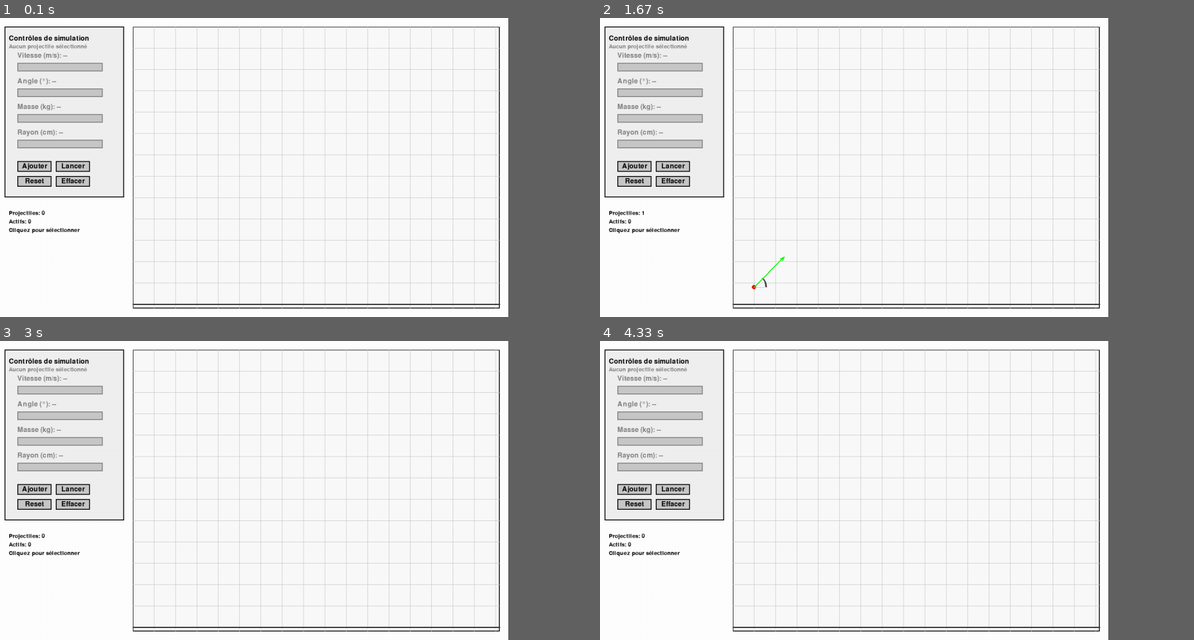
Above: before the commit, frames 1-4 (two rows, left to right).
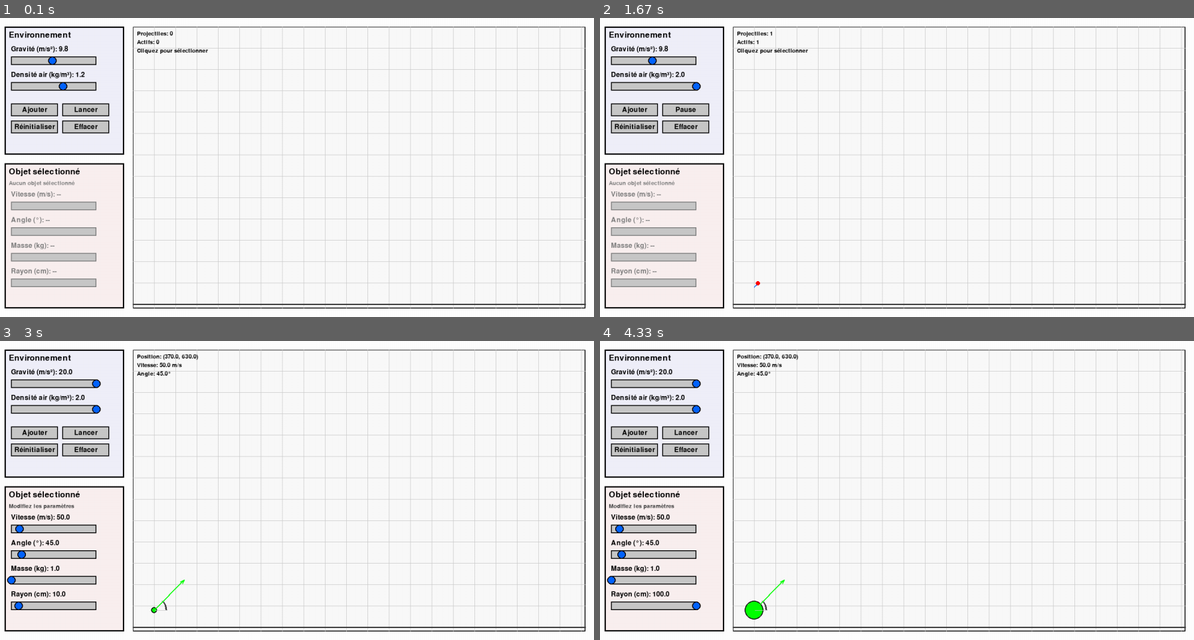
Above: after the commit, the same moments.

Repository: NathanDufils/Projet-Modelisation-Mathematique
Game: pygame game, started from main.py
The game is run twice, just before and just after one commit, with the same random seed, the same clock (stepped at 60 frames per second) and the same inputs.
Inputs (mouse positions are in pixels of both pictures, inside the frame that each line leads up to):
- Up to frame 1 (0.1 s): no input
- Up to frame 2 (1.67 s): click "Ajouter" at 0.38 s; press the mouse at (944, 89) at 0.7 s; move the mouse to (807, 131) at 0.8 s; release the mouse at (671, 173) at 0.93 s; press the mouse at (665, 86) at 1.03 s; move the mouse to (718, 101) at 1.13 s; release the mouse at (772, 119) at 1.27 s; press the mouse at (683, 110) at 1.37 s; move the mouse to (784, 191) at 1.47 s; release the mouse at (879, 275) at 1.6 s
- Up to frame 3 (3 s): click (35, 448) at 1.72 s, where only the run after the commit has a clickable "Réinitialiser"; click "Effacer" at 2.05 s; press the mouse at (53, 382) at 2.37 s; move the mouse to (136, 412) at 2.47 s; release the mouse at (219, 442) at 2.6 s; press the mouse at (35, 433) at 2.7 s; move the mouse to (100, 472) at 2.8 s; release the mouse at (172, 514) at 2.93 s
- Up to frame 4 (4.33 s): click (997, 412) at 3.05 s; press the mouse at (635, 433) at 3.87 s; move the mouse to (730, 505) at 3.97 s; release the mouse at (831, 580) at 4.1 s; press the mouse at (617, 604) at 4.2 s; move the mouse to (807, 526) at 4.3 s
In our replay, the window is 771x450 before the commit and 900x450 after it. These sizes can differ from the game's own. Grey fills any space a smaller window leaves; there, only what the larger window draws over its background counts as a difference.

The runs differ from the first frame. In frame 1, 9.6% of the frame differs, in the area x 0-99%, y 2-98%; in frame 2, 9.7%; in frame 3, 9.9%; in frame 4, 10%.

Commit message:
refactor: split UI into separate simulation and object control panels with environment parameters

Diff:
--- a/src/physics.py
+++ b/src/physics.py
@@ -1,21 +1,31 @@
 import math
 from src.settings import GRAVITY, AIR_DENSITY, DRAG_COEFFICIENT
 
-def calculate_trajectory_point(x0, y0, v0, angle, t, mass, radius):
+def calculate_trajectory_point(x0, y0, v0, angle, t, mass, radius, gravity=GRAVITY, air_density=AIR_DENSITY):
     """
     Calcule la position et la vitesse d'un projectile à un temps donné.
     Utilise l'intégration numérique avec résistance de l'air si radius > 0.
 
     La force de traînée est calculée avec: F_drag = 0.5 * ρ * C_d * A * v²
     où ρ = densité de l'air, C_d = coefficient de traînée, A = surface frontale
+
+    Args:
+        x0, y0: Position initiale
+        v0: Vitesse initiale
+        angle: Angle de lancement (radians)
+        t: Temps écoulé
+        mass: Masse du projectile
+        radius: Rayon du projectile
+        gravity: Accélération de la pesanteur (défaut: GRAVITY)
+        air_density: Densité de l'air (défaut: AIR_DENSITY)
     """
     if radius == 0:
         # Trajectoire parabolique simple sans résistance de l'air
         x = x0 + v0 * math.cos(angle) * t
-        y = y0 - v0 * math.sin(angle) * t + 0.5 * GRAVITY * t**2
+        y = y0 - v0 * math.sin(angle) * t + 0.5 * gravity * t**2
 
         vx = v0 * math.cos(angle)
-        vy = -v0 * math.sin(angle) + GRAVITY * t
+        vy = -v0 * math.sin(angle) + gravity * t
 
         return x, y, vx, vy
     else:
@@ -29,7 +39,7 @@
         cross_section_area = math.pi * radius**2
 
         # Constante de traînée: k = 0.5 * ρ * C_d * A
-        drag_constant = 0.5 * AIR_DENSITY * DRAG_COEFFICIENT * cross_section_area
+        drag_constant = 0.5 * air_density * DRAG_COEFFICIENT * cross_section_area
 
         current_time = 0
         while current_time < t:
@@ -46,7 +56,7 @@
 
             # Mettre à jour les vitesses (avec gravité et traînée)
             vx += drag_ax * dt
-            vy += (GRAVITY + drag_ay) * dt
+            vy += (gravity + drag_ay) * dt
 
             # Mettre à jour les positions
             x += vx * dt
--- a/src/projectile.py
+++ b/src/projectile.py
@@ -42,8 +42,14 @@
         self.vy = -self.v0 * math.sin(self.angle)
         self.active = True
 
-    def update(self, dt):
-        """Met à jour la position du projectile si il est lancé et pas en pause."""
+    def update(self, dt, gravity=GRAVITY, air_density=AIR_DENSITY):
+        """Met à jour la position du projectile si il est lancé et pas en pause.
+
+        Args:
+            dt: Pas de temps
+            gravity: Accélération de la pesanteur
+            air_density: Densité de l'air
+        """
         if not self.active or not self.launched or self.paused:
             return
 
@@ -51,7 +57,8 @@
 
         new_x, new_y, new_vx, new_vy = calculate_trajectory_point(
             self.x0, self.y0, self.v0, self.angle,
-            self.time, self.mass, self.radius
+            self.time, self.mass, self.radius,
+            gravity, air_density
         )
 
         self.x = new_x
--- a/src/settings.py
+++ b/src/settings.py
@@ -4,10 +4,21 @@
 DRAG_COEFFICIENT = 0.47  # Coefficient de traînée pour une sphère
 
 # Fenêtre
-SCREEN_WIDTH = 1200
+SCREEN_WIDTH = 1400
 SCREEN_HEIGHT = 700
 
-# Zone de simulation (exclut le panneau UI)
+# Panneaux de contrôle
+SIMULATION_PANEL_X = 20
+SIMULATION_PANEL_Y = 20
+SIMULATION_PANEL_WIDTH = 280
+SIMULATION_PANEL_HEIGHT = 300
+
+OBJECT_PANEL_X = 20
+OBJECT_PANEL_Y = 340
+OBJECT_PANEL_WIDTH = 280
+OBJECT_PANEL_HEIGHT = 340
+
+# Zone de simulation (exclut les panneaux UI)
 SIM_AREA_X = 320
 SIM_AREA_Y = 20
 SIM_AREA_WIDTH = SCREEN_WIDTH - SIM_AREA_X - 20
--- a/src/simulation.py
+++ b/src/simulation.py
@@ -19,6 +19,10 @@
         # Liste des projectiles
         self.projectiles = []
 
+        # Paramètres d'environnement
+        self.gravity = GRAVITY
+        self.air_density = AIR_DENSITY
+
         # Variables pour le déplacement
         self.dragging = False
         self.drag_offset = (0, 0)
@@ -99,7 +103,7 @@
 
     def handle_ui_action(self, action):
         """Gère les actions de l'interface utilisateur."""
-        if action == 'add_projectile':
+        if action == 'add_object':
             # Ajouter un nouveau projectile
             new_projectile = Projectile(START_X, START_Y)
             self.projectiles.append(new_projectile)
@@ -124,21 +128,26 @@
                         projectile.paused = True
 
         elif action == 'reset':
-            # Remettre tous les projectiles à zéro
+            # Remettre tous les projectiles à leur position initiale
             for projectile in self.projectiles:
                 projectile.reset()
             self.ui.simulation_running = False
 
-        elif action == 'clear_all':
+        elif action == 'clear':
             # Effacer tous les projectiles
             self.projectiles.clear()
             self.select_projectile(None)
             self.ui.simulation_running = False
 
     def update(self):
+        # Mettre à jour les paramètres d'environnement
+        env_params = self.ui.get_environment_parameters()
+        self.gravity = env_params['gravity']
+        self.air_density = env_params['air_density']
+
         # Mettre à jour les paramètres du projectile sélectionné
         if self.ui.selected_projectile:
-            params = self.ui.get_parameters()
+            params = self.ui.get_object_parameters()
             self.ui.selected_projectile.set_parameters(
                 v0=params['v0'],
                 angle=params['angle'],
@@ -151,9 +160,9 @@
         any_launched = any(p.launched for p in self.projectiles)
         self.ui.update_launch_pause_button(has_projectiles, any_launched)
 
-        # Mettre à jour tous les projectiles
+        # Mettre à jour tous les projectiles avec les paramètres d'environnement
         for projectile in self.projectiles:
-            projectile.update(TIME_STEP)
+            projectile.update(TIME_STEP, self.gravity, self.air_density)
 
         # Vérifier si la simulation doit s'arrêter automatiquement
         if self.ui.simulation_running and any_launched:
--- a/src/ui.py
+++ b/src/ui.py
@@ -104,26 +104,97 @@
         text_rect = text_surface.get_rect(center=self.rect.center)
         screen.blit(text_surface, text_rect)
 
-class UI:
+class SimulationPanel:
+    """Panneau de contrôle pour les paramètres d'environnement de la simulation."""
     def __init__(self):
+        self.x = SIMULATION_PANEL_X
+        self.y = SIMULATION_PANEL_Y
+        self.width = SIMULATION_PANEL_WIDTH
+        self.height = SIMULATION_PANEL_HEIGHT
+
+        # Sliders pour les paramètres d'environnement
         self.sliders = {
-            'velocity': Slider(50, 105, 200, 20, 0, 1000, 80, "Vitesse (m/s)"),
-            'angle': Slider(50, 165, 200, 20, 0, 360, 45, "Angle (°)"),
-            'mass': Slider(50, 225, 200, 20, 0.001, 1000, 1.0, "Masse (kg)"),
-            'radius': RadiusSlider(50, 285, 200, 20, 0.0, 100.0, 10.0, "Rayon (cm)")
-        }
-
+            'gravity': Slider(self.x + 15, self.y + 70, 200, 20, 0.1, 20.0, GRAVITY, "Gravité (m/s²)"),
+            'air_density': Slider(self.x + 15, self.y + 130, 200, 20, 0.0, 2.0, AIR_DENSITY, "Densité air (kg/m³)")
+        }
+
+        # Boutons de contrôle de la simulation
         self.buttons = {
-            'add_projectile': Button(50, 335, 80, 25, "Ajouter"),
-            'launch_pause': Button(140, 335, 80, 25, "Lancer"),
-            'reset': Button(50, 370, 80, 25, "Reset"),
-            'clear_all': Button(140, 370, 80, 25, "Effacer")
-        }
-
-        # État de la simulation
+            'add_object': Button(self.x + 15, self.y + 180, 110, 30, "Ajouter"),
+            'launch_pause': Button(self.x + 135, self.y + 180, 110, 30, "Lancer"),
+            'reset': Button(self.x + 15, self.y + 220, 110, 30, "Réinitialiser"),
+            'clear': Button(self.x + 135, self.y + 220, 110, 30, "Effacer")
+        }
+
+        self.font = pygame.font.Font(None, 24)
+        self.title_font = pygame.font.Font(None, 28)
         self.simulation_running = False
 
-        self.font = pygame.font.Font(None, 24)
+    def handle_event(self, event):
+        """Gère les événements pour ce panneau."""
+        for slider in self.sliders.values():
+            slider.handle_event(event)
+
+        for name, button in self.buttons.items():
+            if button.handle_event(event):
+                return name
+        return None
+
+    def draw(self, screen):
+        """Dessine le panneau de simulation."""
+        # Fond du panneau
+        panel_rect = pygame.Rect(self.x, self.y, self.width, self.height)
+        pygame.draw.rect(screen, (240, 240, 250), panel_rect)
+        pygame.draw.rect(screen, BLACK, panel_rect, 3)
+
+        # Titre
+        title = self.title_font.render("Environnement", True, BLACK)
+        screen.blit(title, (self.x + 10, self.y + 10))
+
+        # Sliders
+        for slider in self.sliders.values():
+            slider.draw(screen)
+
+        # Boutons
+        for button in self.buttons.values():
+            button.draw(screen)
+
+    def get_environment_parameters(self):
+        """Retourne les paramètres d'environnement."""
+        return {
+            'gravity': self.sliders['gravity'].val,
+            'air_density': self.sliders['air_density'].val
+        }
+
+    def update_launch_pause_button(self, has_objects, any_launched):
+        """Met à jour le texte du bouton lancer/pause."""
+        if not has_objects:
+            self.buttons['launch_pause'].text = "Lancer"
+            self.simulation_running = False
+        elif any_launched and self.simulation_running:
+            self.buttons['launch_pause'].text = "Pause"
+        else:
+            self.buttons['launch_pause'].text = "Lancer"
+
+
+class ObjectPanel:
+    """Panneau de contrôle pour les paramètres d'un objet sélectionné."""
+    def __init__(self):
+        self.x = OBJECT_PANEL_X
+        self.y = OBJECT_PANEL_Y
+        self.width = OBJECT_PANEL_WIDTH
+        self.height = OBJECT_PANEL_HEIGHT
+
+        # Sliders pour les paramètres de l'objet
+        self.sliders = {
+            'velocity': Slider(self.x + 15, self.y + 90, 200, 20, 0, 500, 80, "Vitesse (m/s)"),
+            'angle': Slider(self.x + 15, self.y + 150, 200, 20, 0, 360, 45, "Angle (°)"),
+            'mass': Slider(self.x + 15, self.y + 210, 200, 20, 0.001, 100, 1.0, "Masse (kg)"),
+            'radius': RadiusSlider(self.x + 15, self.y + 270, 200, 20, 1.0, 100.0, 10.0, "Rayon (cm)")
+        }
+
+        self.font = pygame.font.Font(None, 24)
+        self.title_font = pygame.font.Font(None, 28)
         self.small_font = pygame.font.Font(None, 20)
         self.selected_projectile = None
 
@@ -140,76 +211,52 @@
             self.sliders['mass'].val = projectile.mass
             self.sliders['mass'].handle_x = self.sliders['mass']._value_to_x(projectile.mass)
 
-            # Convertir le rayon en cm et limiter à la plage du slider
+            # Convertir le rayon en cm
             radius_cm = projectile.radius * 100.0
             radius_cm = max(self.sliders['radius'].min_val, min(self.sliders['radius'].max_val, radius_cm))
             self.sliders['radius'].val = radius_cm
             self.sliders['radius'].handle_x = self.sliders['radius']._value_to_x(radius_cm)
 
-    def update_launch_pause_button(self, has_projectiles, any_launched):
-        """Met à jour le texte du bouton lancer/pause selon l'état de la simulation."""
-        if not has_projectiles:
-            self.buttons['launch_pause'].text = "Lancer"
-            self.simulation_running = False
-        elif any_launched and self.simulation_running:
-            self.buttons['launch_pause'].text = "Pause"
-        else:
-            self.buttons['launch_pause'].text = "Lancer"
-
-    def handle_event(self, event):
+    def handle_event(self, event):
+        """Gère les événements pour ce panneau."""
         # Gérer les sliders seulement si un projectile est sélectionné
         if self.selected_projectile:
             for slider in self.sliders.values():
                 slider.handle_event(event)
-
-        for name, button in self.buttons.items():
-            if button.handle_event(event):
-                if name == 'launch_pause':
-                    # Basculer l'état de la simulation
-                    self.simulation_running = not self.simulation_running
-                    return 'launch_pause'
-                else:
-                    return name
         return None
 
     def draw(self, screen):
-        # Dessiner un panneau de contrôle (ajusté)
-        panel_rect = pygame.Rect(20, 20, 280, 400)
-        pygame.draw.rect(screen, (240, 240, 240), panel_rect)
-        pygame.draw.rect(screen, BLACK, panel_rect, 2)
-
-        # Titre avec plus d'espacement
-        title = self.font.render("Contrôles de simulation", True, BLACK)
-        screen.blit(title, (30, 40))
-
-        # Afficher le projectile sélectionné
+        """Dessine le panneau d'objet."""
+        # Fond du panneau
+        panel_rect = pygame.Rect(self.x, self.y, self.width, self.height)
+        pygame.draw.rect(screen, (250, 240, 240), panel_rect)
+        pygame.draw.rect(screen, BLACK, panel_rect, 3)
+
+        # Titre
+        title = self.title_font.render("Objet sélectionné", True, BLACK)
+        screen.blit(title, (self.x + 10, self.y + 10))
+
+        # Afficher l'état de sélection
         if self.selected_projectile:
-            selected_text = self.small_font.render(f"Projectile sélectionné", True, DARK_GRAY)
-            screen.blit(selected_text, (30, 60))
-        else:
-            selected_text = self.small_font.render("Aucun projectile sélectionné", True, GRAY)
-            screen.blit(selected_text, (30, 60))
-
-        # Dessiner les sliders seulement si un projectile est sélectionné
-        if self.selected_projectile:
+            status_text = self.small_font.render("Modifiez les paramètres", True, DARK_GRAY)
+            screen.blit(status_text, (self.x + 10, self.y + 40))
+
+            # Dessiner les sliders
             for slider in self.sliders.values():
                 slider.draw(screen)
         else:
-            # Afficher les sliders grisés
+            status_text = self.small_font.render("Aucun objet sélectionné", True, GRAY)
+            screen.blit(status_text, (self.x + 10, self.y + 40))
+
+            # Dessiner les sliders grisés
             for slider in self.sliders.values():
-                # Dessiner la barre grisée
                 pygame.draw.rect(screen, LIGHT_GRAY, slider.rect)
                 pygame.draw.rect(screen, GRAY, slider.rect, 2)
-
-                # Label grisé
                 label_text = slider.font.render(f"{slider.label}: --", True, GRAY)
                 screen.blit(label_text, (slider.rect.x, slider.rect.y - 25))
 
-        # Dessiner les boutons
-        for button in self.buttons.values():
-            button.draw(screen)
-
-    def get_parameters(self):
+    def get_object_parameters(self):
+        """Retourne les paramètres de l'objet."""
         return {
             'v0': self.sliders['velocity'].val,
             'angle': self.sliders['angle'].val,
@@ -217,9 +264,62 @@
             'radius': self.sliders['radius'].get_value_in_meters()
         }
 
+
+class UI:
+    """Classe principale gérant l'interface utilisateur complète."""
+    def __init__(self):
+        self.simulation_panel = SimulationPanel()
+        self.object_panel = ObjectPanel()
+
+        # État de la simulation
+        self.simulation_running = False
+
+        self.font = pygame.font.Font(None, 24)
+        self.small_font = pygame.font.Font(None, 20)
+        self.selected_projectile = None
+
+    def set_selected_projectile(self, projectile):
+        """Définit le projectile sélectionné et met à jour les sliders."""
+        self.selected_projectile = projectile
+        self.object_panel.set_selected_projectile(projectile)
+
+    def update_launch_pause_button(self, has_projectiles, any_launched):
+        """Met à jour le texte du bouton lancer/pause selon l'état de la simulation."""
+        self.simulation_panel.update_launch_pause_button(has_projectiles, any_launched)
+        self.simulation_running = self.simulation_panel.simulation_running
+
+    def handle_event(self, event):
+        """Gère les événements pour toute l'interface."""
+        # Gérer les événements du panneau de simulation
+        sim_action = self.simulation_panel.handle_event(event)
+        if sim_action:
+            if sim_action == 'launch_pause':
+                self.simulation_running = not self.simulation_running
+                self.simulation_panel.simulation_running = self.simulation_running
+            return sim_action
+
+        # Gérer les événements du panneau d'objet
+        self.object_panel.handle_event(event)
+
+        return None
+
+    def draw(self, screen):
+        """Dessine toute l'interface utilisateur."""
+        self.simulation_panel.draw(screen)
+        self.object_panel.draw(screen)
+
+    def get_object_parameters(self):
+        """Retourne les paramètres de l'objet sélectionné."""
+        return self.object_panel.get_object_parameters()
+
+    def get_environment_parameters(self):
+        """Retourne les paramètres d'environnement."""
+        return self.simulation_panel.get_environment_parameters()
+
     def draw_info(self, screen, projectiles):
-        """Affiche des informations sur les projectiles."""
-        info_y = 450
+        """Affiche des informations sur les projectiles en haut à gauche de la zone de simulation."""
+        info_x = SIM_AREA_X + 10
+        info_y = SIM_AREA_Y + 10
 
         if self.selected_projectile and self.selected_projectile in projectiles:
             proj = self.selected_projectile
@@ -252,4 +352,4 @@
 
         for i, text in enumerate(info_texts):
             rendered = self.small_font.render(text, True, BLACK)
-            screen.blit(rendered, (30, info_y + i * 20))
+            screen.blit(rendered, (info_x, info_y + i * 20))
